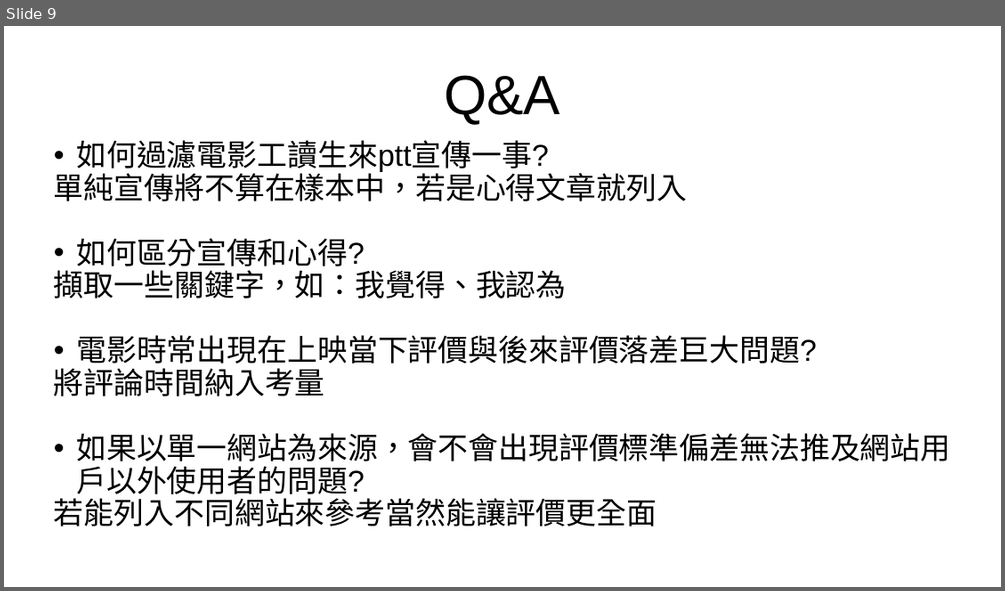
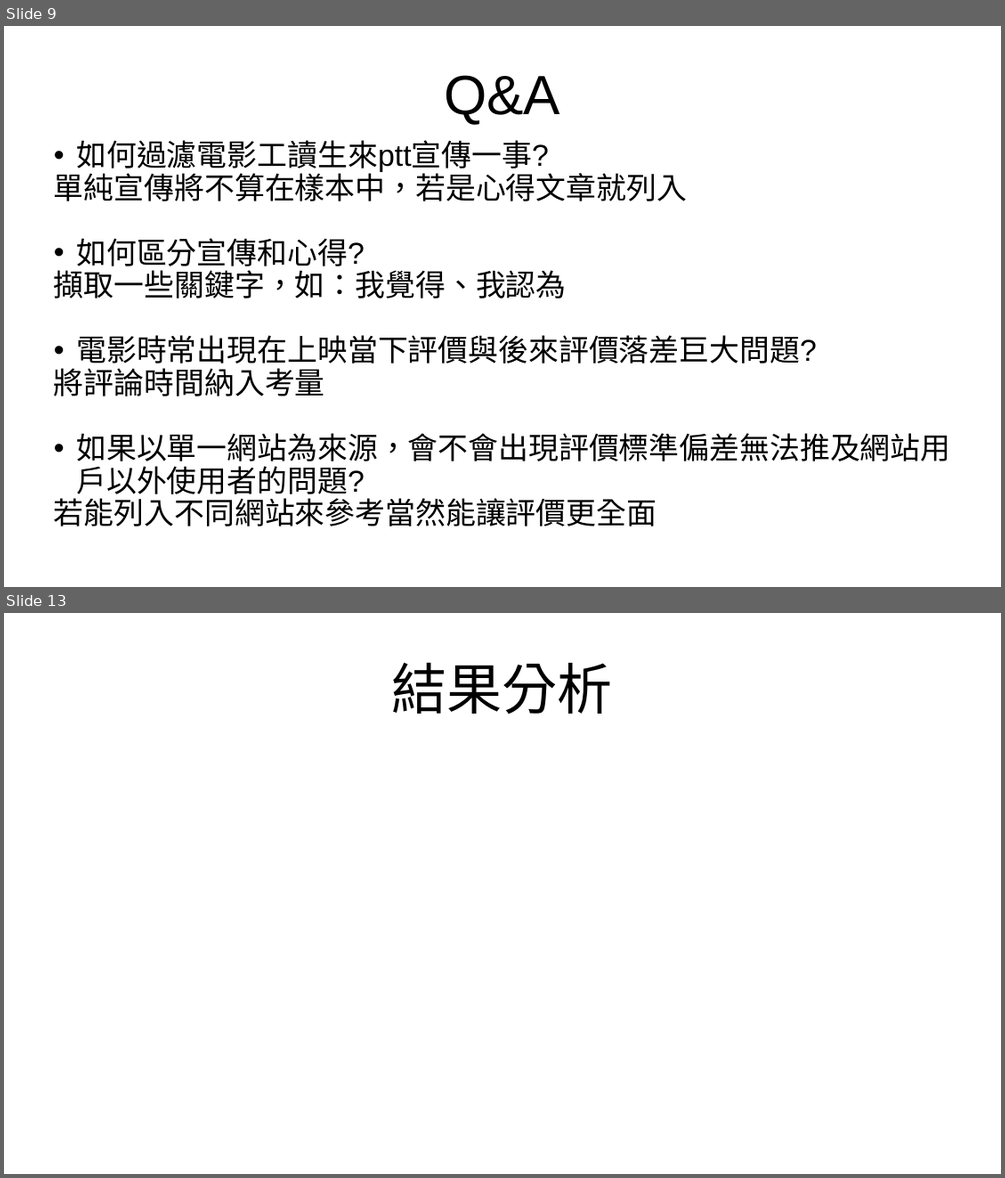
Before and after one commit to Zhao6021/NTNU_TextProcessing, a slide deck: potato.pptx. Shown one above the other, each under a label of ours: slide 9 before the commit, slides 9 and 13 after it; the slides between them are not shown. The pictures are 1005x591 and 1005x1178 pixels, drawn with LibreOffice and Linux fonts; fonts in the diff are those of the drawing; background and template pictures are left out. Boxes give left, top, right and bottom in pixels: in the first picture for what was removed or moved away, otherwise in the second. Text is boxed around its words. In the diff, an @@ line names an element or a change of style, - is before the commit and + after.

```diff
--- a/potato.pptx
+++ b/potato.pptx
@@ slide 13 added at [4, 613, 1001, 1174], background picture (left out) @@
@@ title added at [392, 662, 613, 714], 44 pt, text #000000 @@
+結果分析
```
Also in this commit, not shown: 6 other slides added, 1 slide removed.
